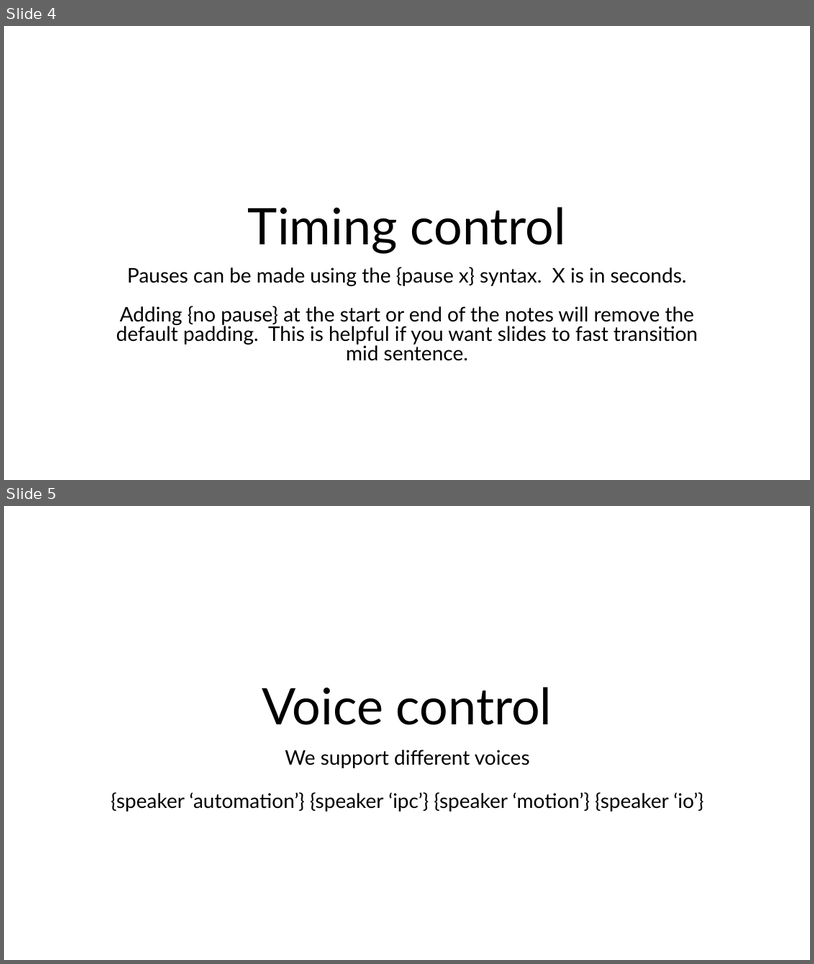
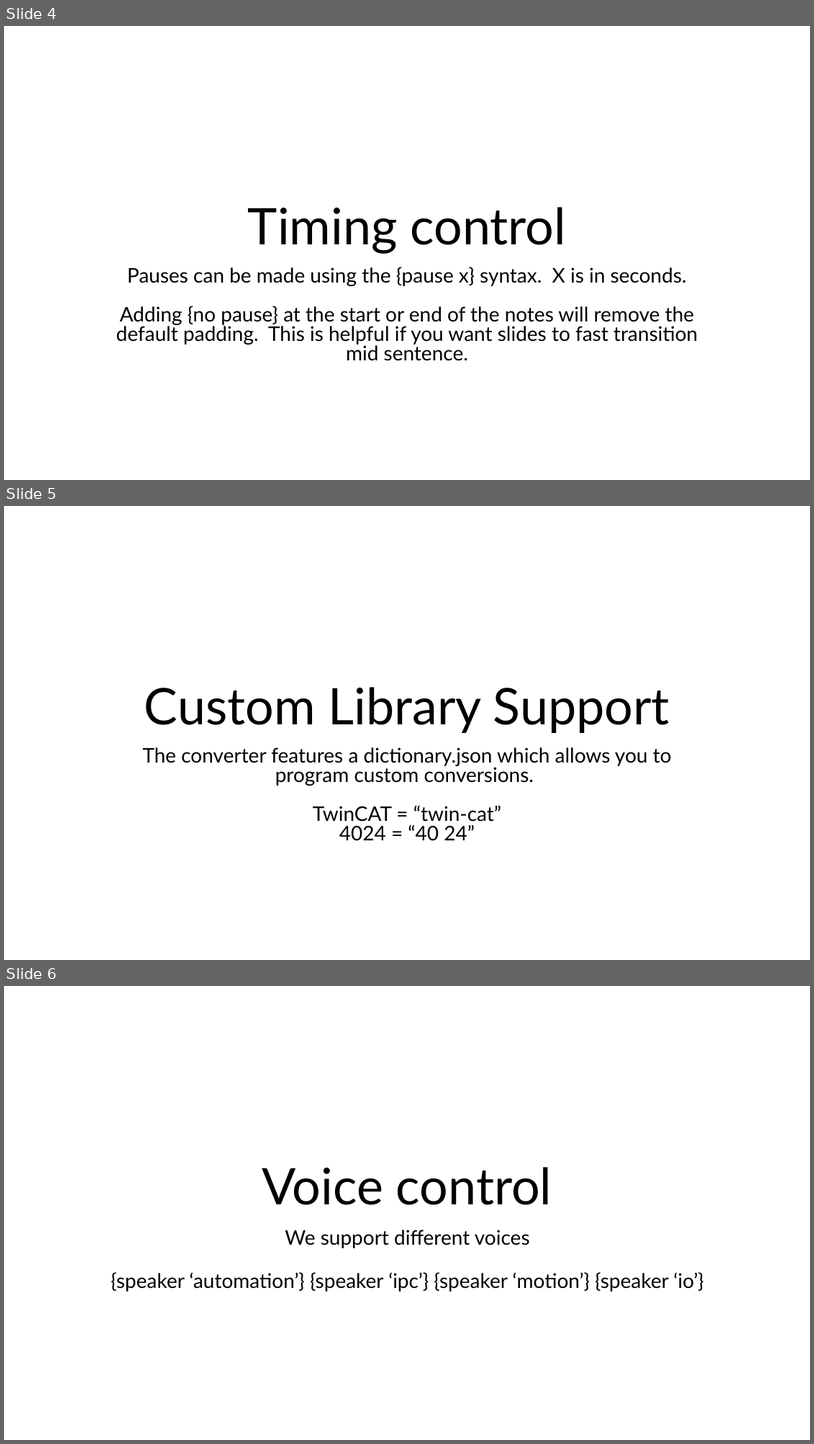
Before and after one commit to benhar-dev/project-pptx2training, a slide deck: PowerPoint2Video Tutorial.pptx. Shown one above the other, each under a label of ours: slides 4 and 5 before the commit, slides 4, 5 and 6 after it. The pictures are 814x964 and 814x1444 pixels, drawn with LibreOffice and Linux fonts; fonts in the diff are those of the drawing. Boxes give left, top, right and bottom in pixels: in the first picture for what was removed or moved away, otherwise in the second. Text is boxed around its words. In the diff, an @@ line names an element or a change of style, - is before the commit and + after.

```diff
--- a/PowerPoint2Video Tutorial.pptx
+++ b/PowerPoint2Video Tutorial.pptx
@@ slide 5 added at <box>4,506,810,960</box>, background #FFFFFF @@
@@ title added at <box>144,687,670,733</box>, 60 pt, text #000000 @@
+Custom Library Support
@@ subtitle added at <box>143,747,672,841</box>, 24 pt, text #000000 @@
+The converter features a dictionary.json which allows you to program custom conversions.
+TwinCAT = “twin-cat”
+4024 = “40 24”
@@ what was slide 5 is now slide 6 @@
```
Also in this commit, not shown: 9 other files.
